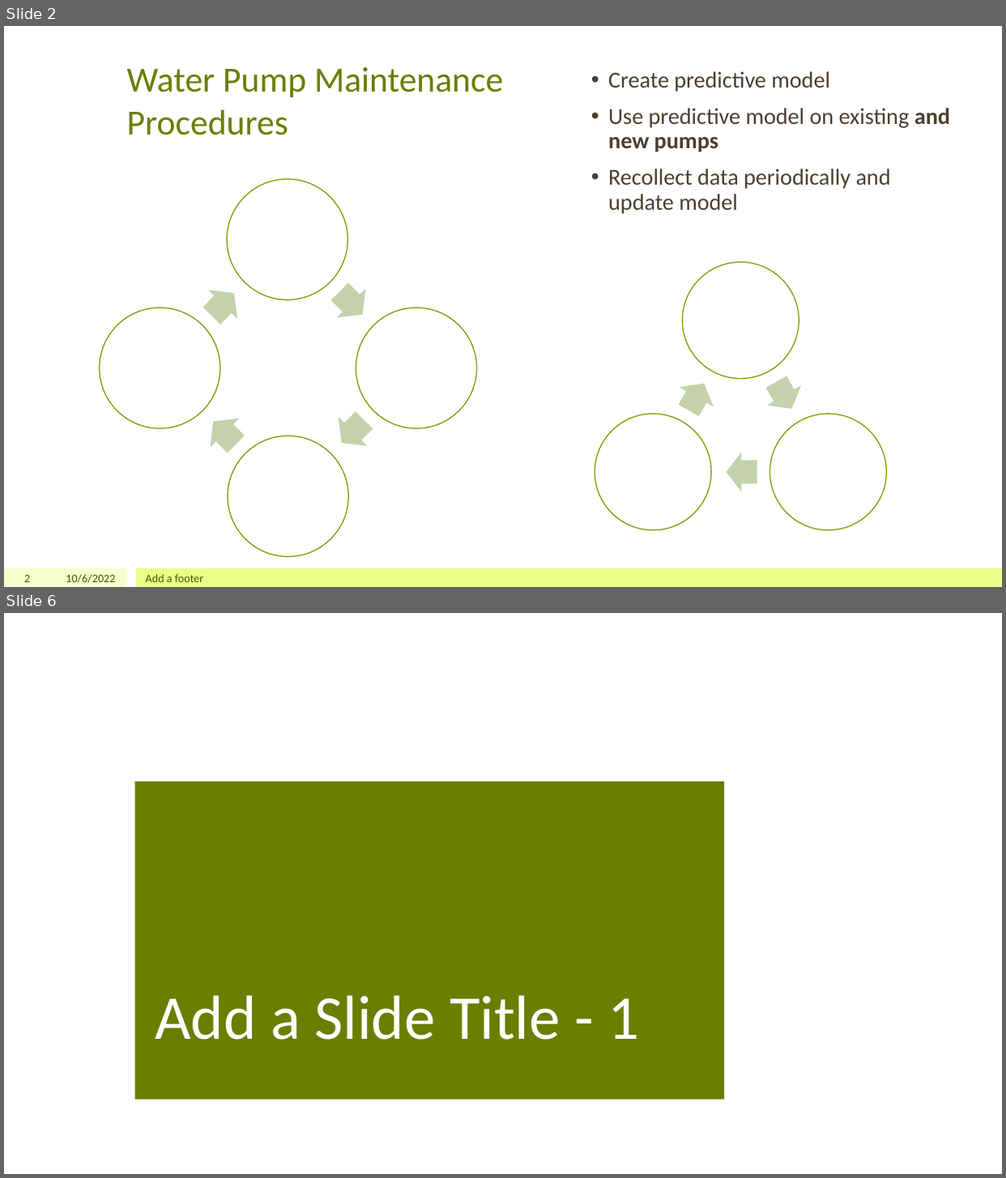
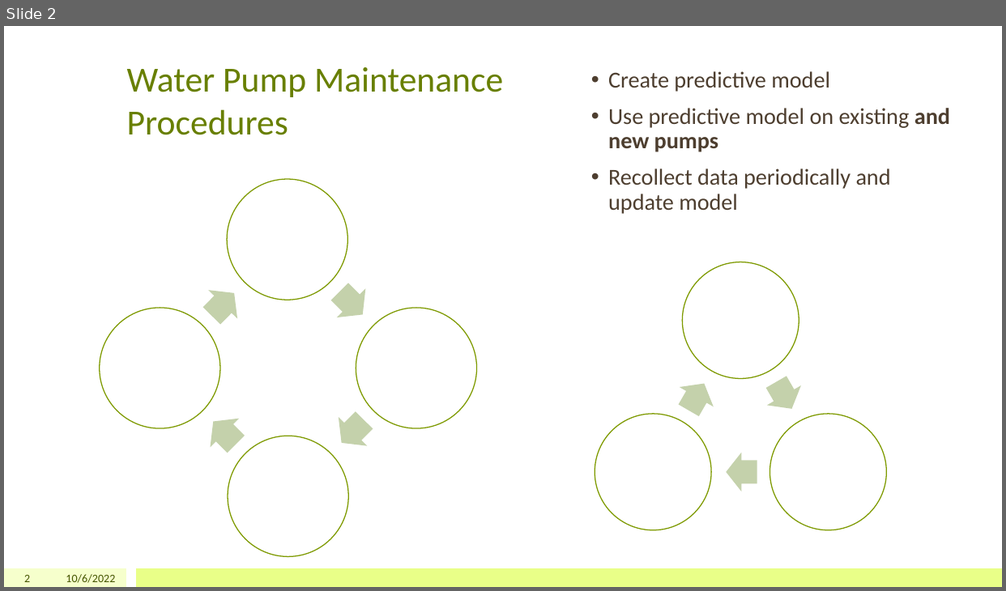
Before and after one commit to jeffreytoller/Project-3, a slide deck: A Data Science Approach to Maintaining Water Sources.pptx. Shown one above the other, each under a label of ours: slides 2 and 6 before the commit, slide 2 after it; the slides between them are not shown. The pictures are 1006x1178 and 1006x591 pixels, drawn with LibreOffice and Linux fonts; fonts in the diff are those of the drawing; background and template pictures are left out. Boxes give left, top, right and bottom in pixels: in the first picture for what was removed or moved away, otherwise in the second. Text is boxed around its words. In the diff, an @@ line names an element or a change of style, - is before the commit and + after.

```diff
--- a/A Data Science Approach to Maintaining Water Sources.pptx
+++ b/A Data Science Approach to Maintaining Water Sources.pptx
@@ slide 6 removed at <box>4,613,1002,1174</box>, background #FFFFFF @@
@@ rectangle removed at <box>135,781,724,1100</box> @@
@@ title removed at <box>155,995,639,1040</box> @@
-Add a Slide Title - 1
@@ slide 2 changed as well @@
@@ text removed at <box>146,574,203,582</box> @@
-Add a footer
```
Also in this commit, not shown: 8 other slides changed, 2 slides added, 1 other slide removed, 4 other files.
